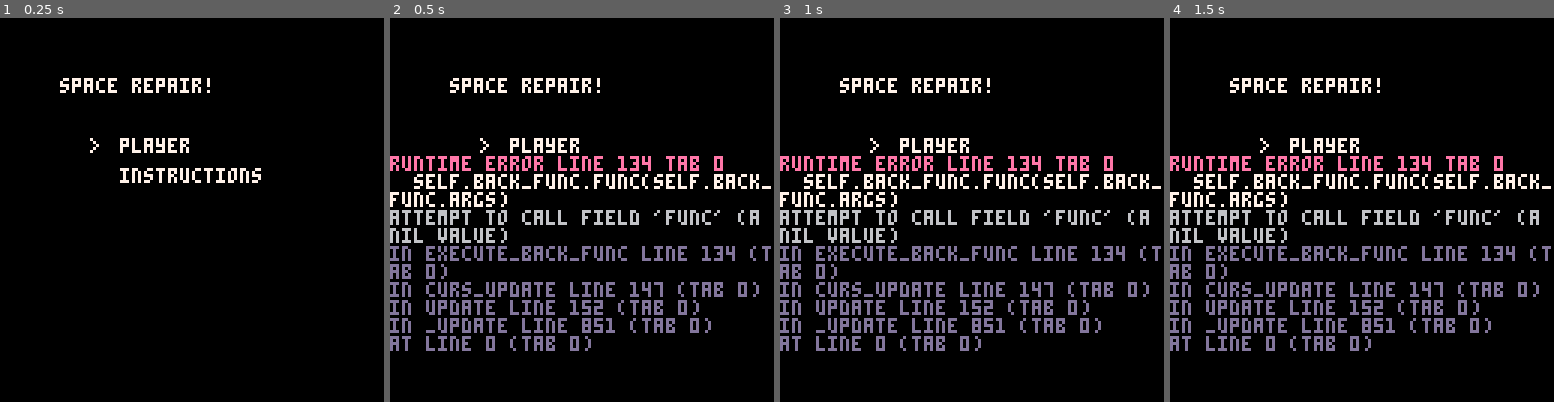
Above: before the commit, frames 1-4 (left to right).
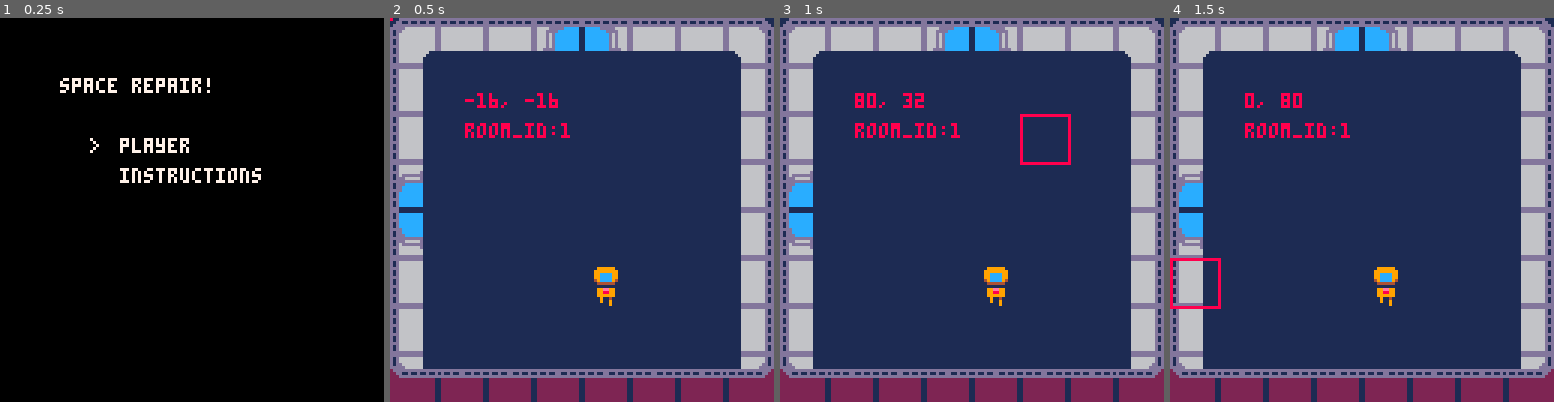
Above: after the commit, the same moments.

Repository: andrewgrewell/GGJ2020
Game: PICO-8 cartridge space_repair.p8
Same seed, same stepped clock (60 frames per second), same inputs: the game is played once before the commit and once after it.
Inputs (mouse positions are in pixels of both pictures, inside the frame that each line leads up to):
- Up to frame 1 (0.25 s): no input
- Up to frame 2 (0.5 s): tap X (X key) at 0.33 s
- Up to frame 3 (1 s): click (1060, 121) at 0.67 s; tap O (Z key) at 0.7 s
- Up to frame 4 (1.5 s): tap X (X key) at 1.07 s; click (1216, 267) at 1.22 s

Frame 1 is identical in both runs. In frame 2, 100% of the frame differs, in the area x 0-100%, y 0-100%; in frame 3, 100%; in frame 4, 100%.
Error before the commit: runtime error line 134 tab 0; self.back_func.func(self.back_func.args); attempt to call field 'func' (a nil value)

Commit message:
fixed errors

Diff:
--- a/space_repair.p8
+++ b/space_repair.p8
@@ -98,6 +98,10 @@
 
 end
 
+function do_nothing()
+
+end
+
 -->8
 --main menu
 function menu(init)
@@ -105,7 +109,7 @@
   --set props
   curs=1,
   choices={},
-  back_func={},
+  back_func=do_nothing,
   x=40,
   y=30,
   spc=10,
@@ -146,8 +150,8 @@
     if btnp(2) and self.curs>1 then self.curs-=1
     elseif btnp(3) and self.curs<#self.choices then self.curs+=1 end
    end
-   if btnp(4) and #self.choices>0 then self:execute_choice() end
-   if btnp(5) then self:execute_back_func() end
+   if btnp(5) and #self.choices>0 then self:execute_choice() end
+   if btnp(4) then self:execute_back_func() end
   end
  end
 
@@ -217,10 +221,11 @@
  inst_menu.ships_menu=ships_instructions_init()
  for i=1,#ships do
   local fixes={}
-  for i=1,#ships[i].rooms do
-   add(fixes,fixes_instructions_init(ships[i].rooms[i]))
-  end
-  add(inst_menu.ship_room_menus,{menu=ship_rooms_instructions_init(ships[i]),fixes=fixes})
+  local ship = ships[i]
+  for j=1,#ship.rooms do
+   add(fixes,fixes_instructions_init(ship.rooms[j]))
+  end
+  add(inst_menu.ship_room_menus,{menu=ship_rooms_instructions_init(ship),fixes=fixes})
  end
 
  function inst_menu:update()
@@ -267,7 +272,7 @@
  room_inst:set_back_func("back",change_to_ships_inst)
 
  function room_inst:draw()
-  print(self.curs,64,64,self.col)
+  print(self.curs,64,64,self.col) --TODO: draw the components here
  end
  return room_inst
 end
@@ -284,7 +289,7 @@
  fix_inst:set_back_func("back",change_to_rooms_inst,inst_menu.selected_ship)
 
  function fix_inst:draw()
-  print("fix here",64,64,self.col)
+  print("fix here",64,64,self.col) --TODO: draw the code to fix here
  end
  return fix_inst
 end
@@ -318,7 +323,7 @@
    elseif btnp(3) then self.current=self.current.."⬇️" end
   end
 
-  if btnp(5) and #self.current>0 then self.current=sub(self.current,1,#self.current-1) end
+  if btnp(4) and #self.current>0 then self.current=sub(self.current,1,#self.current-1) end
  end
 
  function inp:ready()
@@ -347,7 +352,7 @@
 
  function code_enter:update()
   self:enter_keys()
-  if self:ready() and btnp(4) then
+  if self:ready() and btnp(5) then
    set_rand(self.current)
    inst_loop()
   end
@@ -361,7 +366,7 @@
  local s={
   --set props
   rooms={},
-  ship_layout={0,0,0,0,0,0,0,0,0,0,0,0,0,0},
+  ship_layout={0,0,0,0,0,0,0,0,0,0,0,0,0,0,0,0,0,0,0,0,0,0,0},
   rm_col=11,
   cord_col=11,
   dspc=11,
@@ -381,8 +386,8 @@
   end
  end
 
- function s:add_room(id,neighs)
-  add(self.rooms,{id=id,neighs=neighs})
+ function s:add_room(room)
+  add(self.rooms,room)
  end
 
  function s:new(o)
@@ -443,13 +448,6 @@
  return new_ship
 end
 
-function add_ship_with_rooms(rooms,description)
- nship=ship()
- nship.description=description
- nship:add_rooms(rooms)
- nship:create_ship_layout()
-end
-
 function spc_print(string,x,y,col,xspc,yspc)
  local ys=y
  local xs=0
@@ -459,100 +457,143 @@
  end
 end
 
+function add_ship_with_rooms(rooms,description)
+ nship=ship()
+ nship.description=description
+ for i=1,#rooms do
+  nship:add_room(room(rooms[i].id,rooms[i].neighs,rooms[i].machine))
+ end
+ nship:create_ship_layout()
+end
+
+function load_components()
+ TOP=1
+ MID=2
+ LEFT=3
+ RIGHT=4
+ top_components={
+  component('antenna',32,34,TOP),
+  component('dish',36,38,TOP),
+  component('electrical',40,42,TOP),
+  component('light',44,46,TOP)
+ }
+
+ mid_components={
+  component('readout',64,66,MID),
+  component('teleport',68,70,MID),
+  component('chair',72,74,MID),
+  component('vat',76,78,MID),
+ }
+
+ left_components={
+  component('scale',96,98,LEFT),
+  component('wires',100,102,LEFT),
+  component('tube',104,106,LEFT),
+  component('sad',108,110,LEFT)
+ }
+
+ right_components={
+  component('scale',96,98,RIGHT),
+  component('wires',100,102,RIGHT),
+  component('tube',104,106,RIGHT),
+  component('sad',108,110,RIGHT)
+ }
+end
+
 function load_ships()
  --ship 1
  add_ship_with_rooms({
- {1,{0,0,0,2}},
- {2,{3,1,4,5}},
- {3,{0,0,2,0}},
- {4,{2,0,0,0}},
- {5,{0,2,0,0}}},
+ {id=1,neighs={0,0,0,2},machine={{1,{false,false,false}},{1,{false,false,false}},{1,{false,false,false}},{1,{false,false,false}}}},
+ {id=2,neighs={3,1,4,5},machine={{1,{false,false,false}},{1,{false,false,false}},{1,{false,false,false}},{1,{false,false,false}}}},
+ {id=3,neighs={0,0,2,0},machine={{1,{false,false,false}},{1,{false,false,false}},{1,{false,false,false}},{1,{false,false,false}}}},
+ {id=4,neighs={2,0,0,0},machine={{1,{false,false,false}},{1,{false,false,false}},{1,{false,false,false}},{1,{false,false,false}}}},
+ {id=5,neighs={0,2,0,0},machine={{1,{false,false,false}},{1,{false,false,false}},{1,{false,false,false}},{1,{false,false,false}}}}},
  "oiajoi ;oij;oa wdjoij\noaio jwwoi owi jwda\naoijo;aiwjoaoi")
  --ship 2
  add_ship_with_rooms({
- {1,{0,0,0,3}},
- {2,{0,0,3,5}},
- {3,{2,1,4,0}},
- {4,{3,0,0,6}},
- {5,{0,2,0,0}},
- {6,{0,4,0,0}}},
+ {id=1,neighs={0,0,0,3},machine={{1,{false,false,false}},{1,{false,false,false}},{1,{false,false,false}},{1,{false,false,false}}}},
+ {id=2,neighs={0,0,3,5},machine={{1,{false,false,false}},{1,{false,false,false}},{1,{false,false,false}},{1,{false,false,false}}}},
+ {id=3,neighs={2,1,4,0},machine={{1,{false,false,false}},{1,{false,false,false}},{1,{false,false,false}},{1,{false,false,false}}}},
+ {id=4,neighs={3,0,0,6},machine={{1,{false,false,false}},{1,{false,false,false}},{1,{false,false,false}},{1,{false,false,false}}}},
+ {id=5,neighs={0,2,0,0},machine={{1,{false,false,false}},{1,{false,false,false}},{1,{false,false,false}},{1,{false,false,false}}}},
+ {id=6,neighs={0,4,0,0},machine={{1,{false,false,false}},{1,{false,false,false}},{1,{false,false,false}},{1,{false,false,false}}}}},
  "oiajoi ;oij;oa wdjoij\noaio jwwoi owi jwda\naoijo;aiwjoaoi")
  --ship 3
  add_ship_with_rooms({
- {1,{0,0,0,2}},
- {2,{0,1,0,4}},
- {3,{0,0,4,0}},
- {4,{3,2,5,0}},
- {5,{4,0,0,0}}},
+ {id=1,neighs={0,0,0,2},machine={{1,{false,false,false}},{1,{false,false,false}},{1,{false,false,false}},{1,{false,false,false}}}},
+ {id=2,neighs={0,1,0,4},machine={{1,{false,false,false}},{1,{false,false,false}},{1,{false,false,false}},{1,{false,false,false}}}},
+ {id=3,neighs={0,0,4,0},machine={{1,{false,false,false}},{1,{false,false,false}},{1,{false,false,false}},{1,{false,false,false}}}},
+ {id=4,neighs={3,2,5,0},machine={{1,{false,false,false}},{1,{false,false,false}},{1,{false,false,false}},{1,{false,false,false}}}},
+ {id=5,neighs={4,0,0,0},machine={{1,{false,false,false}},{1,{false,false,false}},{1,{false,false,false}},{1,{false,false,false}}}}},
  "oiajoi ;oij;oa wdjoij\noaio jwwoi owi jwda\naoijo;aiwjoaoi")
- --ship 4
- add_ship_with_rooms({
- {1,{0,0,0,3}},
- {2,{0,0,3,5}},
- {3,{2,1,4,0}},
- {4,{3,0,0,6}},
- {5,{0,2,0,0}},
- {6,{0,4,0,0}}},
- "oiajoi ;oij;oa wdjoij\noaio jwwoi owi jwda\naoijo;aiwjoaoi")
- --ship 5
- add_ship_with_rooms({
- {1,{0,0,0,3}},
- {2,{0,0,3,5}},
- {3,{2,1,4,6}},
- {4,{3,0,0,7}},
- {5,{0,2,0,0}},
- {6,{0,3,0,0}},
- {7,{0,4,0,0}}},
- "oiajoi ;oij;oa wdjoij\noaio jwwoi owi jwda\naoijo;aiwjoaoi")
- --ship 6
- add_ship_with_rooms({
- {1,{0,0,2,0}},
- {2,{1,0,0,6}},
- {3,{0,9,0,7}},
- {4,{0,0,5,8}},
- {5,{4,0,0,0}},
- {6,{0,2,7,0}},
- {7,{6,3,8,0}},
- {8,{7,4,0,0}},
- {9,{0,0,0,3}}},
- "oiajoi ;oij;oa wdjoij\noaio jwwoi owi jwda\naoijo;aiwjoaoi")
- --ship 7
- add_ship_with_rooms({
- {1,{0,0,0,3}},
- {2,{0,0,0,6}},
- {3,{0,1,4,0}},
- {4,{3,0,5,0}},
- {5,{4,0,6,0}},
- {6,{5,2,0,0}}},
- "oiajoi ;oij;oa wdjoij\noaio jwwoi owi jwda\naoijo;aiwjoaoi")
- --ship 8
- add_ship_with_rooms({
- {1,{0,0,2,5}},
- {2,{1,0,3,0}},
- {3,{2,0,0,6}},
- {4,{0,0,5,0}},
- {5,{4,1,0,0}},
- {6,{0,3,7,0}},
- {7,{6,0,0,0}}},
- "oiajoi ;oij;oa wdjoij\noaio jwwoi owi jwda\naoijo;aiwjoaoi")
- --ship 9
- add_ship_with_rooms({
- {1,{0,0,0,4}},
- {2,{0,0,3,0}},
- {3,{2,0,4,6}},
- {4,{3,1,0,0}},
- {5,{0,0,6,0}},
- {6,{5,3,0,0}}},
- "oiajoi ;oij;oa wdjoij\noaio jwwoi owi jwda\naoijo;aiwjoaoi")
- --ship 10
- add_ship_with_rooms({
- {1,{0,0,0,2}},
- {2,{0,1,0,3}},
- {3,{0,2,4,0}},
- {4,{3,5,0,6}},
- {5,{0,0,0,4}},
- {6,{0,4,0,0}}},
- "oiajoi ;oij;oa wdjoij\noaio jwwoi owi jwda\naoijo;aiwjoaoi")
+ -- --ship 4
+ -- add_ship_with_rooms({
+ -- {1,{0,0,0,3}},
+ -- {2,{0,0,3,5}},
+ -- {3,{2,1,4,0}},
+ -- {4,{3,0,0,6}},
+ -- {5,{0,2,0,0}},
+ -- {6,{0,4,0,0}}},
+ -- "oiajoi ;oij;oa wdjoij\noaio jwwoi owi jwda\naoijo;aiwjoaoi")
+ -- --ship 5
+ -- add_ship_with_rooms({
+ -- {1,{0,0,0,3}},
+ -- {2,{0,0,3,5}},
+ -- {3,{2,1,4,6}},
+ -- {4,{3,0,0,7}},
+ -- {5,{0,2,0,0}},
+ -- {6,{0,3,0,0}},
+ -- {7,{0,4,0,0}}},
+ -- "oiajoi ;oij;oa wdjoij\noaio jwwoi owi jwda\naoijo;aiwjoaoi")
+ -- --ship 6
+ -- add_ship_with_rooms({
+ -- {1,{0,0,2,0}},
+ -- {2,{1,0,0,6}},
+ -- {3,{0,9,0,7}},
+ -- {4,{0,0,5,8}},
+ -- {5,{4,0,0,0}},
+ -- {6,{0,2,7,0}},
+ -- {7,{6,3,8,0}},
+ -- {8,{7,4,0,0}},
+ -- {9,{0,0,0,3}}},
+ -- "oiajoi ;oij;oa wdjoij\noaio jwwoi owi jwda\naoijo;aiwjoaoi")
+ -- --ship 7
+ -- add_ship_with_rooms({
+ -- {1,{0,0,0,3}},
+ -- {2,{0,0,0,6}},
+ -- {3,{0,1,4,0}},
+ -- {4,{3,0,5,0}},
+ -- {5,{4,0,6,0}},
+ -- {6,{5,2,0,0}}},
+ -- "oiajoi ;oij;oa wdjoij\noaio jwwoi owi jwda\naoijo;aiwjoaoi")
+ -- --ship 8
+ -- add_ship_with_rooms({
+ -- {1,{0,0,2,5}},
+ -- {2,{1,0,3,0}},
+ -- {3,{2,0,0,6}},
+ -- {4,{0,0,5,0}},
+ -- {5,{4,1,0,0}},
+ -- {6,{0,3,7,0}},
+ -- {7,{6,0,0,0}}},
+ -- "oiajoi ;oij;oa wdjoij\noaio jwwoi owi jwda\naoijo;aiwjoaoi")
+ -- --ship 9
+ -- add_ship_with_rooms({
+ -- {1,{0,0,0,4}},
+ -- {2,{0,0,3,0}},
+ -- {3,{2,0,4,6}},
+ -- {4,{3,1,0,0}},
+ -- {5,{0,0,6,0}},
+ -- {6,{5,3,0,0}}},
+ -- "oiajoi ;oij;oa wdjoij\noaio jwwoi owi jwda\naoijo;aiwjoaoi")
+ -- --ship 10
+ -- add_ship_with_rooms({
+ -- {1,{0,0,0,2}},
+ -- {2,{0,1,0,3}},
+ -- {3,{0,2,4,0}},
+ -- {4,{3,5,0,6}},
+ -- {5,{0,0,0,4}},
+ -- {6,{0,4,0,0}}},
+ -- "oiajoi ;oij;oa wdjoij\noaio jwwoi owi jwda\naoijo;aiwjoaoi")
 end
 
 -->8
@@ -714,12 +755,16 @@
  return m:new(nil)
 end
 
-function component()
+function component(name,base,alt,type)
  local comp={
   --set props
   blinking=false,
   sparking=false,
   smoking=false,
+  name=name,
+  base_spr=base,
+  alt_spr=alt,
+  type=type
  }
 
  function comp:set_sprites(base,alt)
@@ -740,6 +785,10 @@
 
  function comp:draw()
  --draw
+ end
+
+ function comp:draw_inst()
+
  end
 
  return comp:new(nil)
